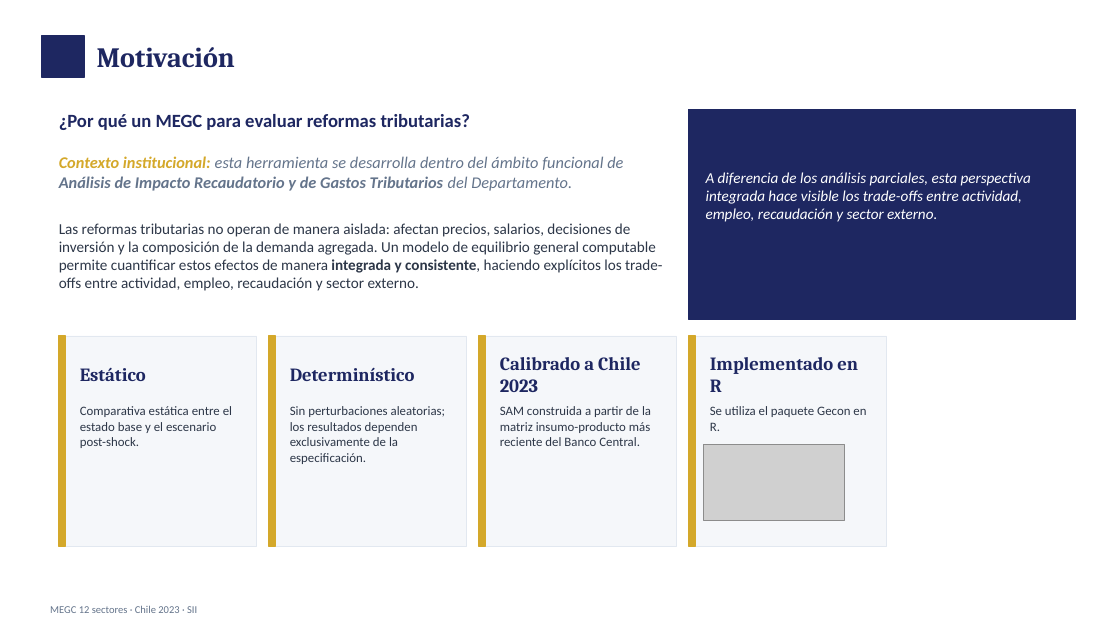
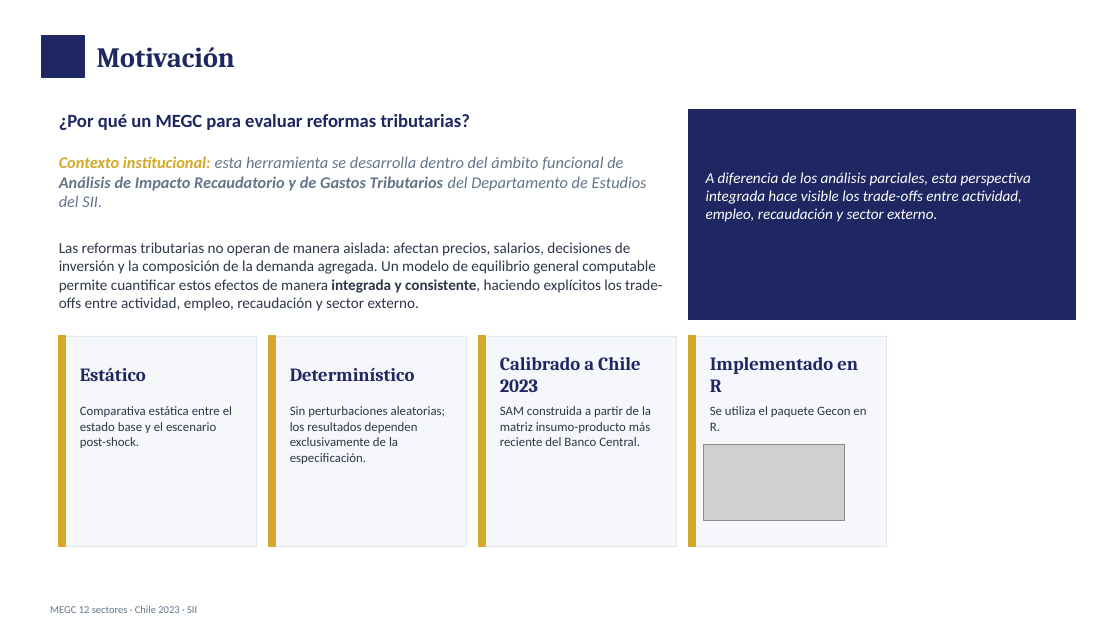
Before and after one commit to fcohenriquez/eq_general, a slide deck: slide 2 of documentacion/MEGC_Chile_12sectores_202609.pptx. Drawn at 1120x630 pixels with LibreOffice and Linux fonts; fonts in the diff are those of the drawing; grey boxes stand for pictures. Boxes give left, top, right and bottom in pixels: in the first picture for what was removed or moved away, otherwise in the second. Text is boxed around its words. In the diff, an @@ line names an element or a change of style, - is before the commit and + after.

```diff
--- a/documentacion/MEGC_Chile_12sectores_202609.pptx
+++ b/documentacion/MEGC_Chile_12sectores_202609.pptx
@@ text at [59,156,647,207]: text changed; bold off @@
-Contexto institucional: esta herramienta se desarrolla dentro del ámbito funcional de Análisis de Impacto Recaudatorio y de Gastos Tributarios del Departamento.
+Contexto institucional: esta herramienta se desarrolla dentro del ámbito funcional de Análisis de Impacto Recaudatorio y de Gastos Tributarios del Departamento de Estudios del SII.
```
Also in this commit, not shown: 6 other slides changed.
